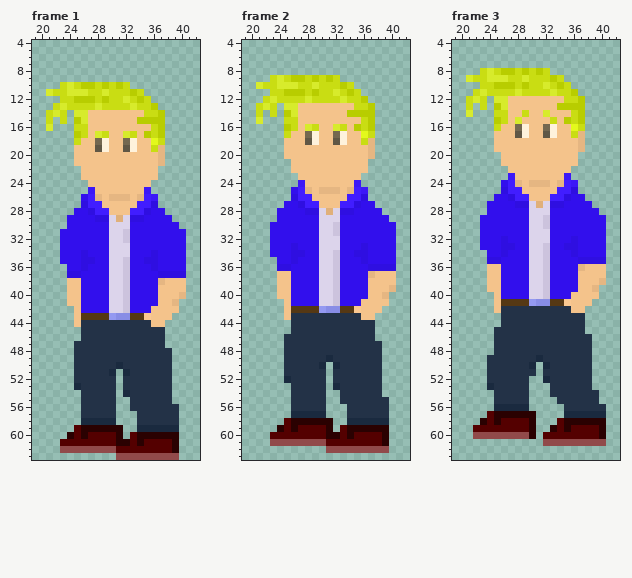
Pixel-art file -- Assets/art/MainCharacters/Liam/Jump/jumpL.aseprite. That is the earlier state.
64x64 pixels, 11 frames. Pixels under 10% opacity are left out. Colours within 5 levels of each other are drawn and written as one. Shown: frame 1: x 19..42, y 4..63; frame 2: x 19..42, y 4..63; frame 3: x 19..42, y 4..63. The commit also changed other frames, which this record leaves out.
Once edited:
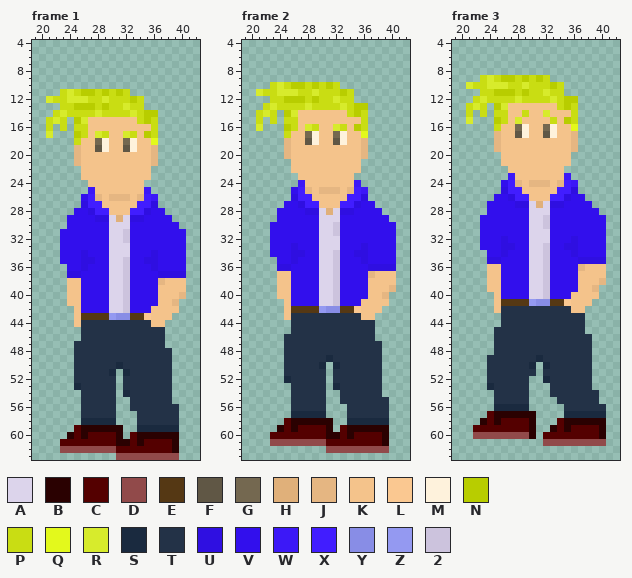
Palette (. is transparent): A #dcd4eb  B #2a0101  C #540000  D #914a4a  E #553814  F #605745  G #746850  H #e0b07a  J #e5b682  K #f4c38b  L #fac891  M #fef2dc  N #b8cd00  P #c9dd13  Q #e3f91c  R #d7eb2c  S #1a2a3f  T #233247  U #2f0fe1  V #320fed  W #3c18f7  X #411dff  Y #888de6  Z #9499f1  2 #ccc3dd
From old to new:
Frame 1:
y 10: x 23..32 PRPNNPNPNP -> ..........
y 11: x 21..22 RP -> ..; x 25..27 RRP -> PNN; x 29 R -> N; x 31 P -> N; x 33..34 NP -> ..
y 12: x 21..22 .. -> RP; x 24..27 PNNN -> RRRP; x 29 N -> R; x 32..35 RPNP -> PNP.
y 13: x 22..23 PR -> .P; x 25..29 PPPRP -> NNNPN; x 32..33 PR -> RP; x 35..36 PN -> ..
y 14: x 21..37 PRP.RRKKKKKKKKPPN -> .PRPPPPRPPPPRPNN.
y 15: x 22 . -> R; x 34 N -> P; x 36..37 NN -> P.
y 16: x 21 R -> P; x 23 . -> P; x 37 N -> .
y 17: x 21 . -> R; x 37 N -> .
y 18: x 37 P -> .
y 19: x 25 K -> J; x 36..37 PJ -> J.
y 20..21: x 25 K -> J; x 36..37 KJ -> J.
y 22..23: x 36 K -> .
y 24: x 35 K -> .
Frame 2:
y 9: x 23..32 PRPNNPNPNP -> ..........
y 10: x 21..22 RP -> ..; x 25..27 RRP -> PNN; x 29 R -> N; x 31 P -> N; x 33..34 NP -> ..
y 11: x 21..22 .. -> RP; x 24..27 PNNN -> RRRP; x 29 N -> R; x 32..35 RPNP -> PNP.
y 12: x 22..23 PR -> .P; x 25..29 PPPRP -> NNNPN; x 32..33 PR -> RP; x 35..36 PN -> ..
y 13: x 21..37 PRP.RRKKKKKKKKPPN -> .PRPPPPRPPPPRPNN.
y 14: x 22 . -> R; x 34 N -> P; x 36..37 NN -> P.
y 15: x 21 R -> P; x 23 . -> P; x 37 N -> .
y 16: x 21 . -> R; x 37 N -> .
y 17: x 37 P -> .
y 18: x 25 K -> J; x 36..37 PJ -> J.
y 19..20: x 25 K -> J; x 36..37 KJ -> J.
y 21..22: x 36 K -> .
y 23: x 35 K -> .
Frame 3:
y 8: x 23..32 PRPNNPNPNP -> ..........
y 9: x 21..22 RP -> ..; x 25..27 RRP -> PNN; x 29 R -> N; x 31 P -> N; x 33..34 NP -> ..
y 10: x 21..22 .. -> RP; x 24..27 PNNN -> RRRP; x 29 N -> R; x 32..35 RPNP -> PNP.
y 11: x 22..23 PR -> .P; x 25..29 PPPRP -> NNNPN; x 32..33 PR -> RP; x 35..36 PN -> ..
y 12: x 21..37 PRP.RRKKKKKKKKPPN -> .PRPPPPRPPPPRPNN.
y 13: x 22 . -> R; x 34 N -> P; x 36..37 NN -> P.
y 14: x 21 R -> P; x 23 . -> P; x 37 N -> .
y 15: x 21 . -> R; x 37 N -> .
y 16: x 37 P -> .
y 17: x 25 K -> J; x 36..37 PJ -> J.
y 18..19: x 25 K -> J; x 36..37 KJ -> J.
y 20..21: x 36 K -> .
y 22: x 35 K -> .
Pixel boxes of the changes (left, top, right, bottom) in both pictures:
changed: (46, 82, 165, 187)
changed: (256, 75, 375, 180)
changed: (466, 68, 585, 173)
